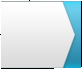
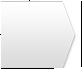
Layer changes from the first 82×69 image to the second:
added group "EDIT" with 3 layers in group "Kory V2" over [1, 1, 79, 68]
added layer "Layer 3" in group "EDIT" over [1, 1, 2, 68]
added layer "Layer 2" in group "EDIT" over [2, 1, 42, 68]
added layer "Layer 1" in group "EDIT" over [42, 1, 79, 68]
hid "Default" (2nd of 2, in "Kory V2") over [1, 1, 81, 68]
